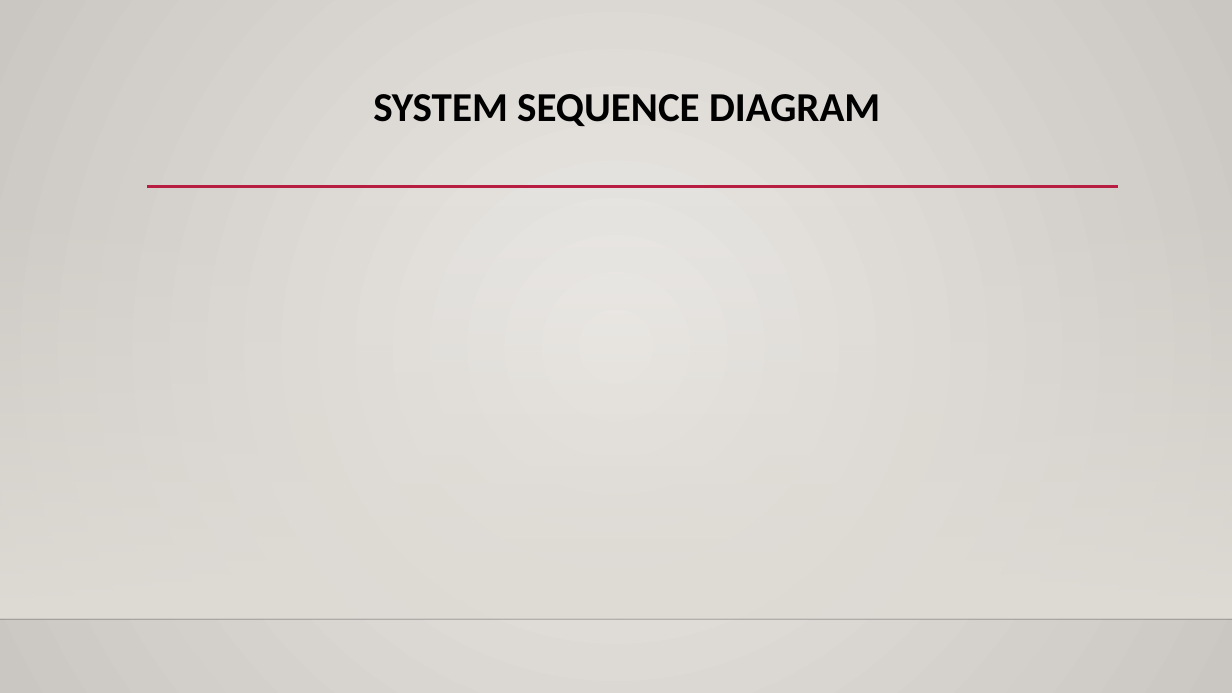
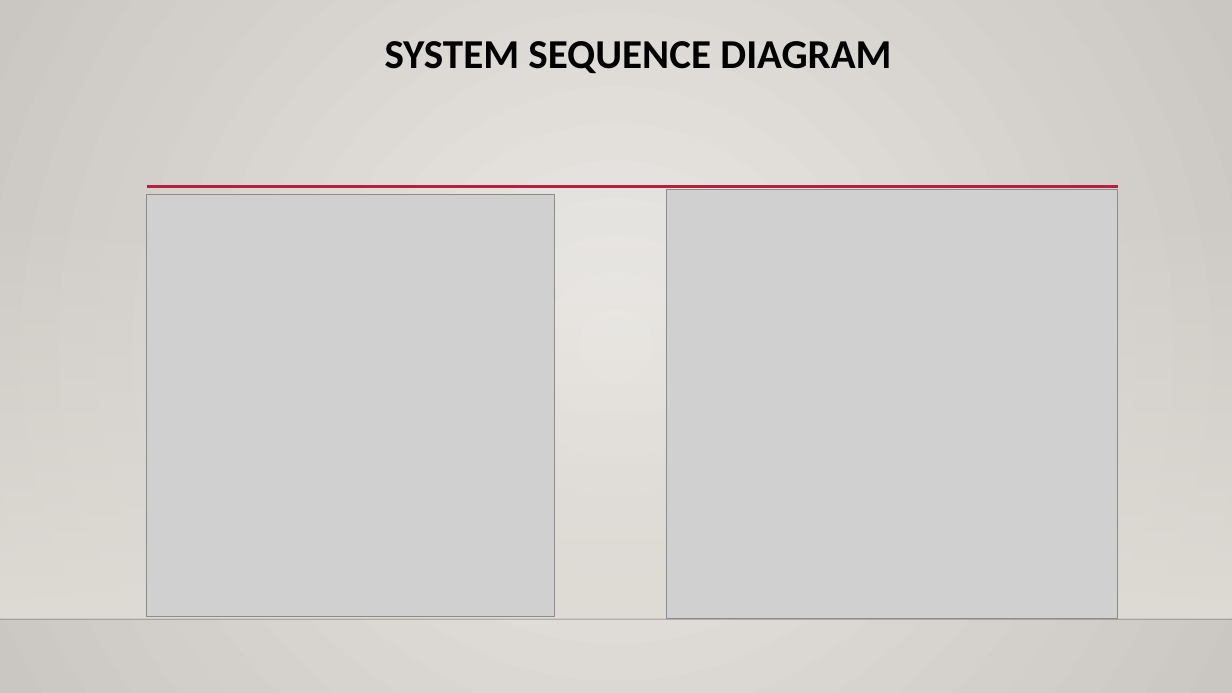
Before and after one commit to nyaundid/Hotel_Management-, a slide deck: slide 7 of Final_Presentation.pptx (slide 6 before the commit). Drawn at 1232x693 pixels with LibreOffice and Linux fonts; fonts in the diff are those of the drawing; grey boxes stand for pictures; background and template pictures are left out. Boxes give left, top, right and bottom in pixels: in the first picture for what was removed or moved away, otherwise in the second. Text is boxed around its words. In the diff, an @@ line names an element or a change of style, - is before the commit and + after.

```diff
--- a/Final_Presentation.pptx
+++ b/Final_Presentation.pptx
@@ title "SYSTEM SEQUENCE DIAGRAM": place and size @@
-title "SYSTEM SEQUENCE DIAGRAM" at (373,94,880,126)
+title "SYSTEM SEQUENCE DIAGRAM" at (385,41,891,73)
@@ picture added at (146,195,555,616) @@
@@ picture added at (666,189,1117,618) @@
```
Also in this commit, not shown: 4 other slides changed, 3 slides added, 2 slides removed.
